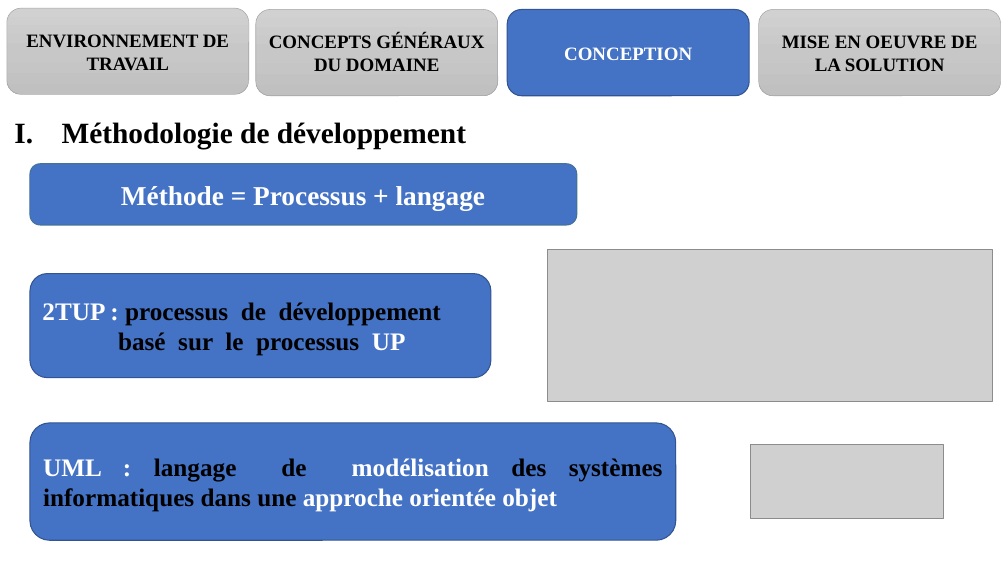
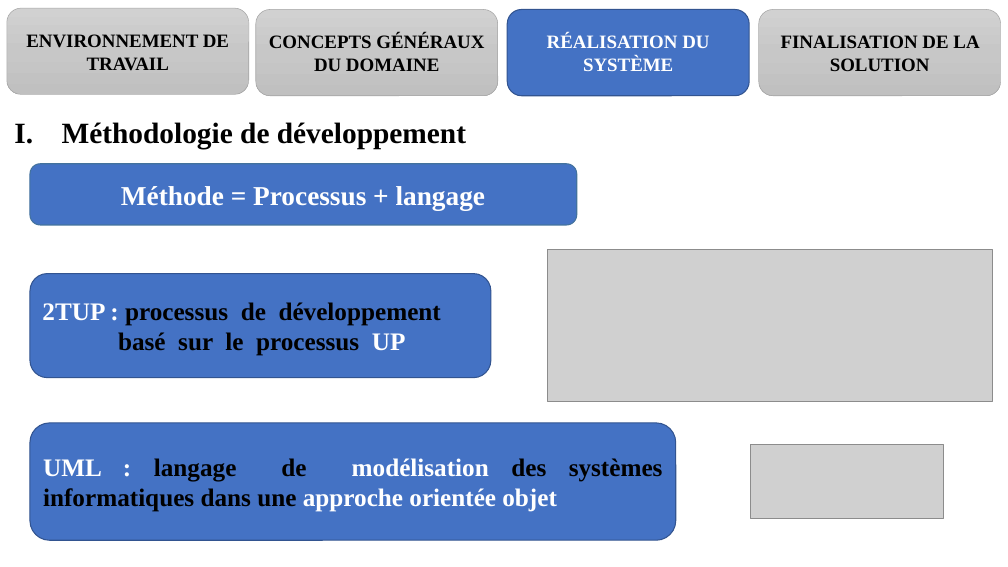
Before and after one commit to melaken/distdocs, a slide deck: slide 14 of Documents/theme/diapo.pptx. Drawn at 1008x567 pixels with LibreOffice and Linux fonts; fonts in the diff are those of the drawing; grey boxes stand for pictures. Boxes give left, top, right and bottom in pixels: in the first picture for what was removed or moved away, otherwise in the second. Text is boxed around its words. In the diff, an @@ line names an element or a change of style, - is before the commit and + after.

```diff
--- a/Documents/theme/diapo.pptx
+++ b/Documents/theme/diapo.pptx
@@ text in rounded rectangle at <box>547,34,709,71</box>: text changed @@
-CONCEPTION
+RÉALISATION DU SYSTÈME
@@ text in rounded rectangle at <box>781,35,979,71</box>: text changed @@
-MISE EN OEUVRE DE LA SOLUTION
+FINALISATION DE LA SOLUTION
```
Also in this commit, not shown: 24 other slides changed, 8 other files.
